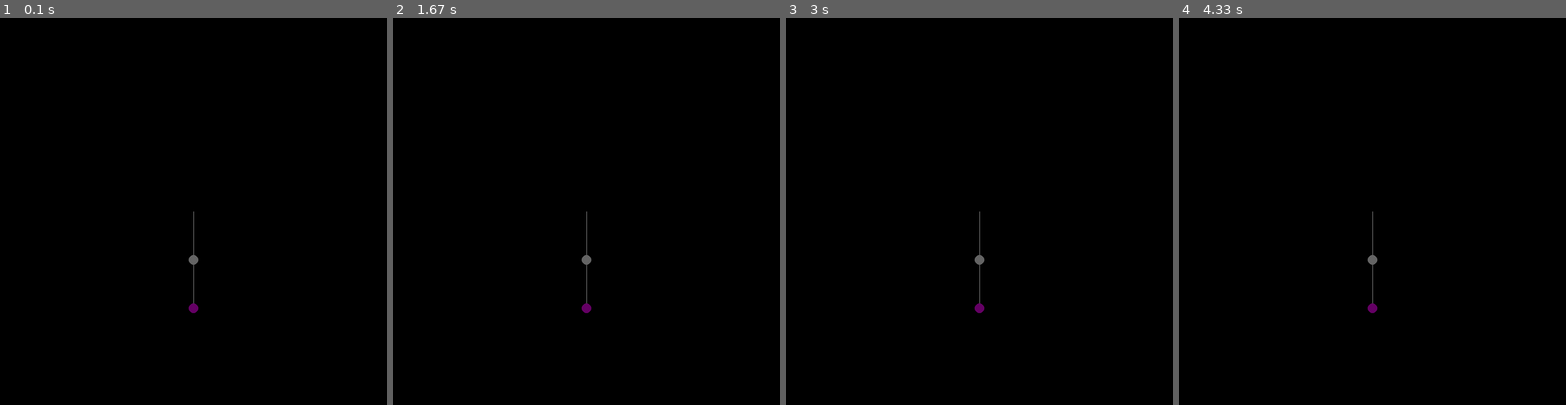
Above: before the commit, frames 1-4 (left to right).
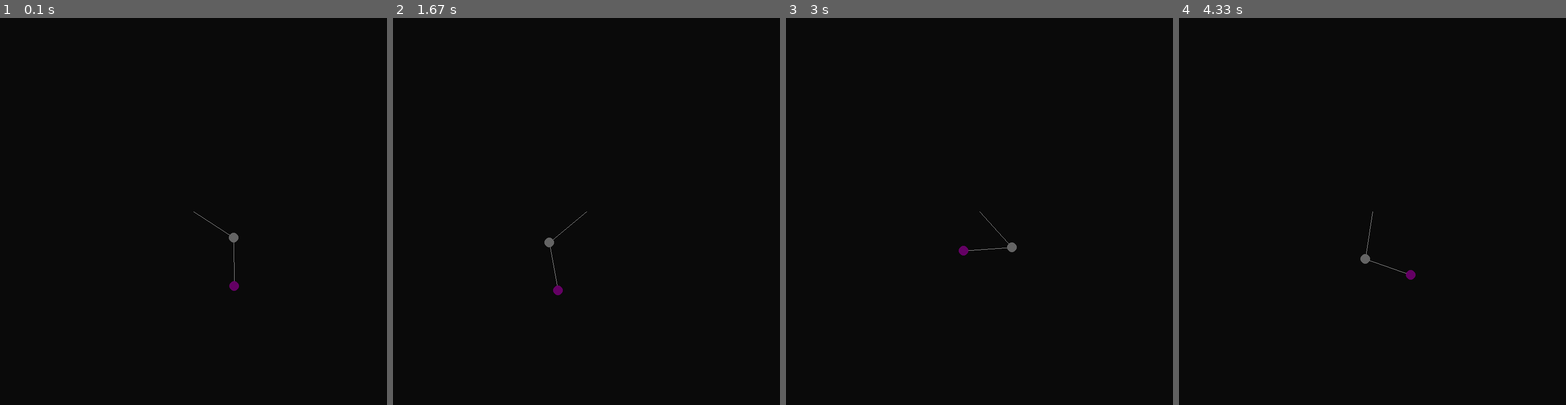
Above: after the commit, the same moments.

Repository: Midasmathieu/CSD_2526
Game: pygame game, started from BLOK_1/rythm_generator/pygame visual/pendulum visual/pendulum.py
The game is run twice, just before and just after one commit, with the same random seed, the same clock (stepped at 60 frames per second) and the same inputs.
Inputs:
- Up to frame 1 (0.1 s): no input
- Up to frame 2 (1.67 s): no input
- Up to frame 3 (3 s): no input
- Up to frame 4 (4.33 s): no input

The runs differ from the first frame. In frame 1, 0.2% of the frame differs, in the area x 48-62%, y 50-77%; in frame 2, 0.2%; in frame 3, 0.2%; in frame 4, 0.2%.

Commit message:
made pendulum swing

Diff:
--- a/BLOK_1/rythm_generator/pygame visual/pendulum visual/pendulum.py
+++ b/BLOK_1/rythm_generator/pygame visual/pendulum visual/pendulum.py
@@ -9,12 +9,14 @@
 r2 = 100
 m1 = 10
 m2 = 10
-a1 = 0
+a1 = 1
 a2 = 0
 a1_v = 0
 a2_v = 0
 a1_a = 0
 a2_a = 0
+g = 1
+
 running = True
 clock = pygame.time.Clock()
 delta_time = 0.1
@@ -22,6 +24,7 @@
 
 # alles binnen while running wordt op loop uitgevoerdt.
 while running:
+    screen.fill((10, 10, 10))
     x1 = r1 * math.sin(a1) + xZero
     y1 = r1 * math.cos(a1) + yZero
     x2 = x1 + r2 * math.sin(a2)
@@ -30,7 +33,24 @@
     line2 = pygame.draw.line(screen, (150, 150, 150), (x1, y1), (x2, y2))
     ball1 = pygame.draw.circle(screen, (100, 100, 100), (x1, y1), m1)
     ball2 = pygame.draw.circle(screen, (100, 0, 100), (x2, y2), m2)
+    a1 = a1 + a1_v
+    a1_v = a1_v + a1_a * delta_time
+    a2 = a2 + a2_v
+    a2_v = a2_v + a2_a * delta_time
 
+    num1 = -g * (2 * m1 + m2) * math.sin(a1)
+    num2 = -m2 * g * math.sin((a1 - 2 * a2))
+    num3 = -2 * math.sin((a1 - a2)) * m2
+    num4 = a2_v * a2_v * r2 + a1_v * a1_v * r1 * math.cos((a1 -a2))
+    den = r1 * (2 * m1 + m2 - m2 * math.cos(2 * a1 - 2 * a2))
+    a1_a = (num1 + num2 + num3 * num4) / den
+
+    num1 = 2 * math.sin((a1 - a2))
+    num2 = (a1_v * a1_v * r1 * (m1 + m2))
+    num3 = g * (m1 + m2) * math.cos(a1)
+    num4 = a2_v * a2_v * r2 * m2 * math.cos(a1 - a2)
+    dev = r2 * (2 * m1 + m2 - m2 * math.cos((2 * a1 - 2 * a2)))
+    a2_a = (num1 * (num2 + num3 + num4)) / den
 
 
 
